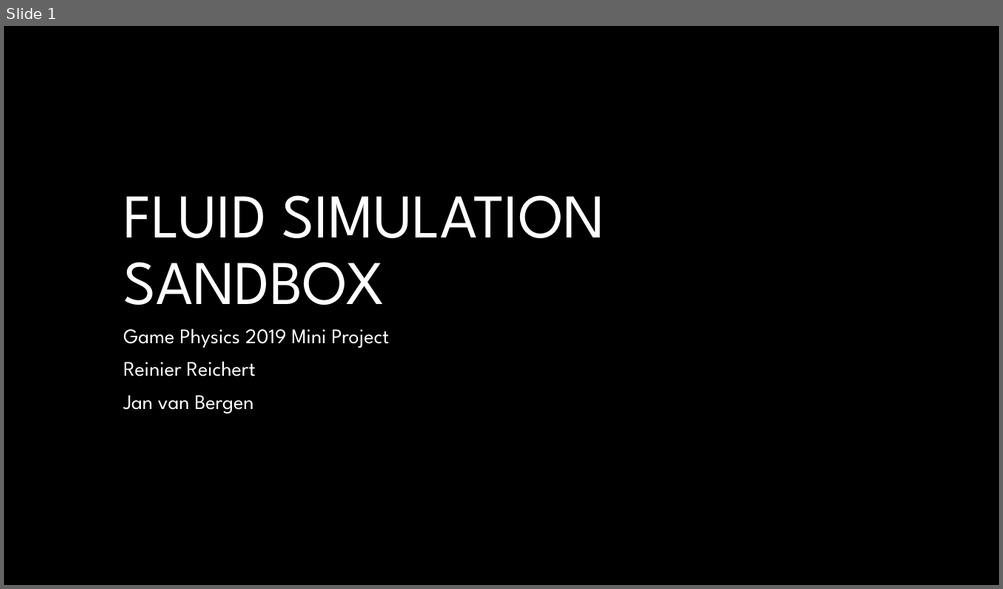
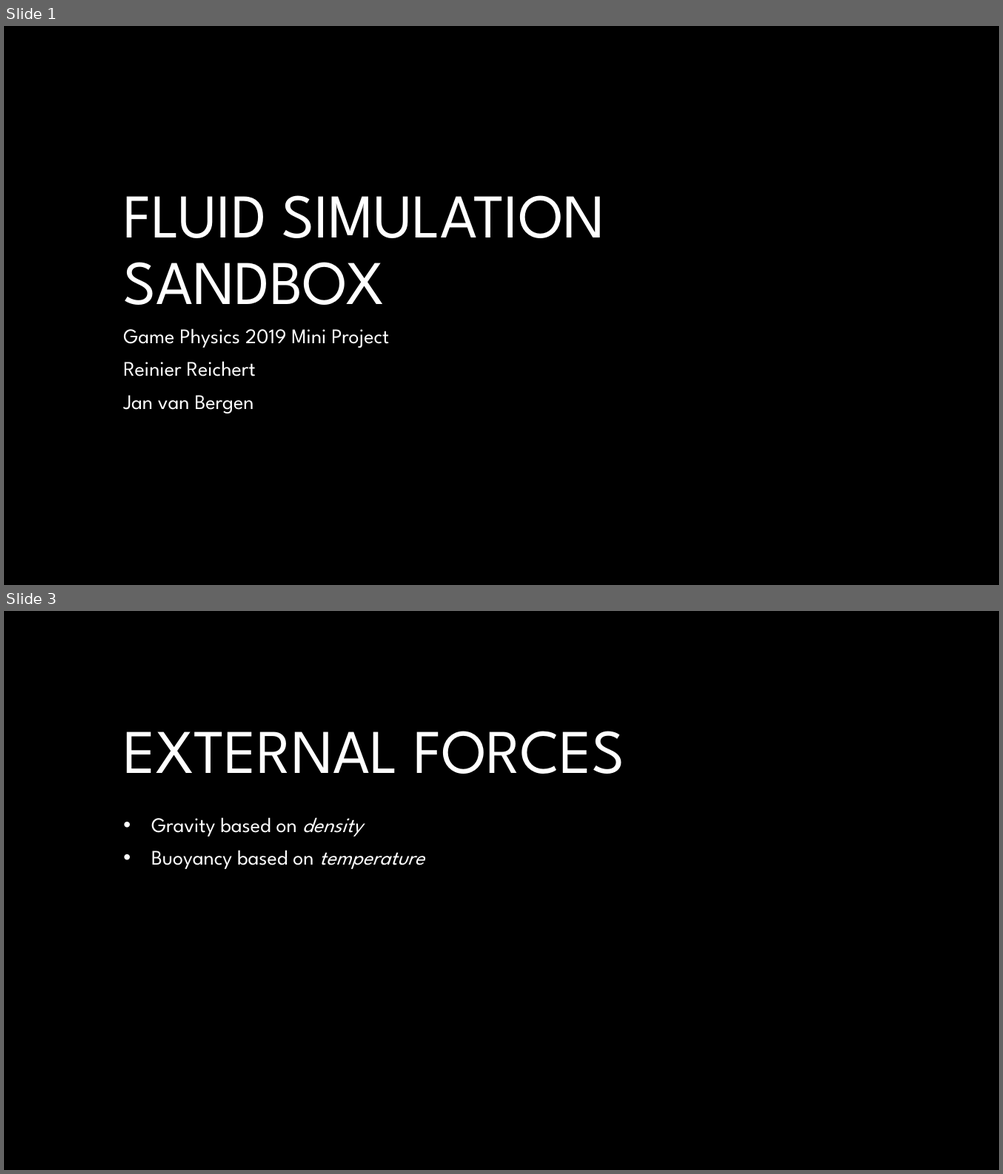
Before and after one commit to jan-van-bergen/FluidSim, a slide deck: Fluid simulation sandbox.pptx. Shown one above the other, each under a label of ours: slide 1 before the commit, slides 1 and 3 after it; the slides between them are not shown. The pictures are 1003x589 and 1003x1174 pixels, drawn with LibreOffice and Linux fonts; fonts in the diff are those of the drawing; background and template pictures are left out. Boxes give left, top, right and bottom in pixels: in the first picture for what was removed or moved away, otherwise in the second. Text is boxed around its words. In the diff, an @@ line names an element or a change of style, - is before the commit and + after.

```diff
--- a/Fluid simulation sandbox.pptx
+++ b/Fluid simulation sandbox.pptx
@@ slide 3 added at (4, 611, 999, 1170), background #000000 @@
@@ title added at (123, 731, 625, 774), 60 pt, text #FFFFFF @@
+EXTERNAL FORCES
@@ subtitle added at (151, 817, 424, 869), 20 pt, text #FFFFFF @@
+• Gravity based on density
+• Buoyancy based on temperature
```
Also in this commit, not shown: 1 slide changed, 3 other slides added, 2 other files.
